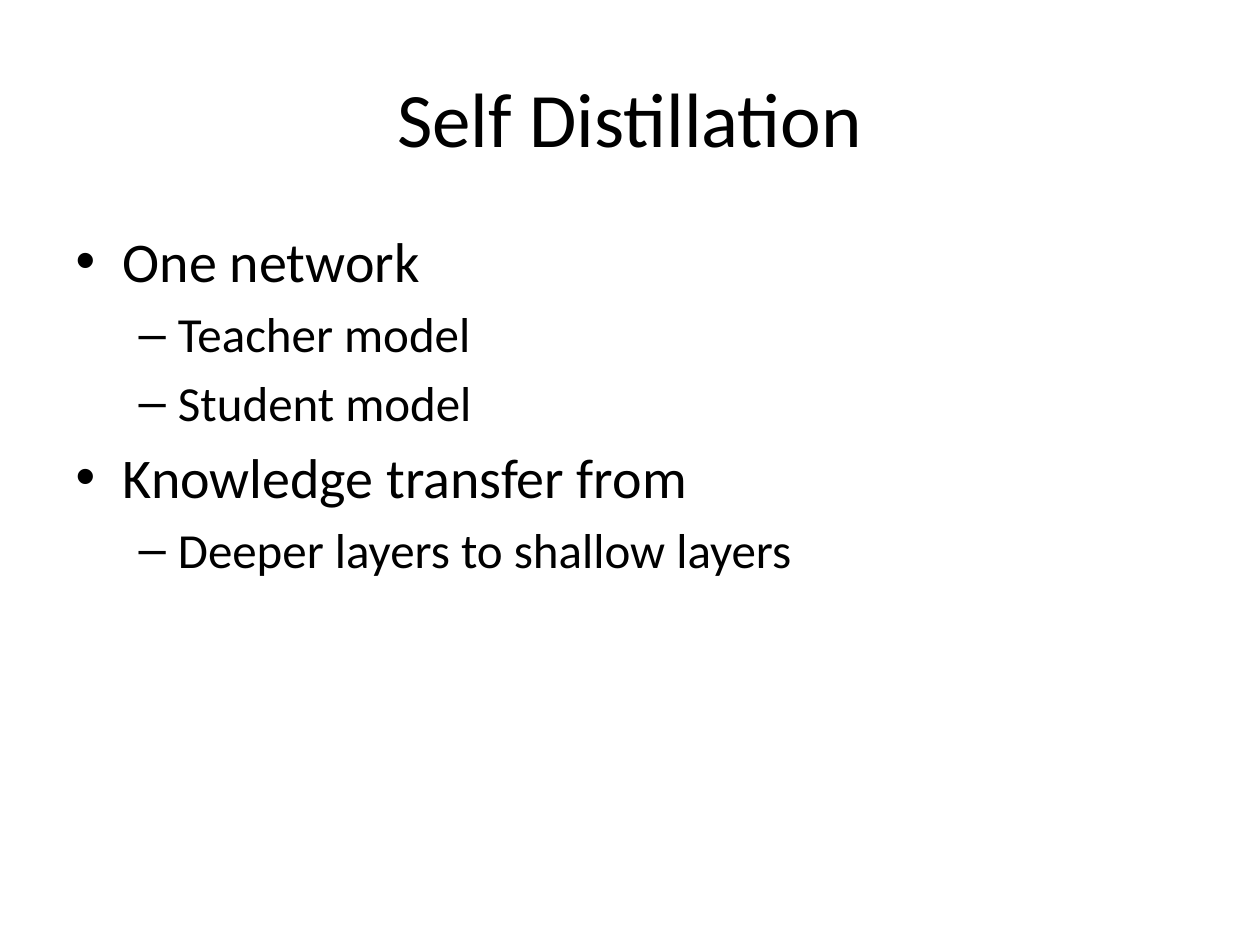
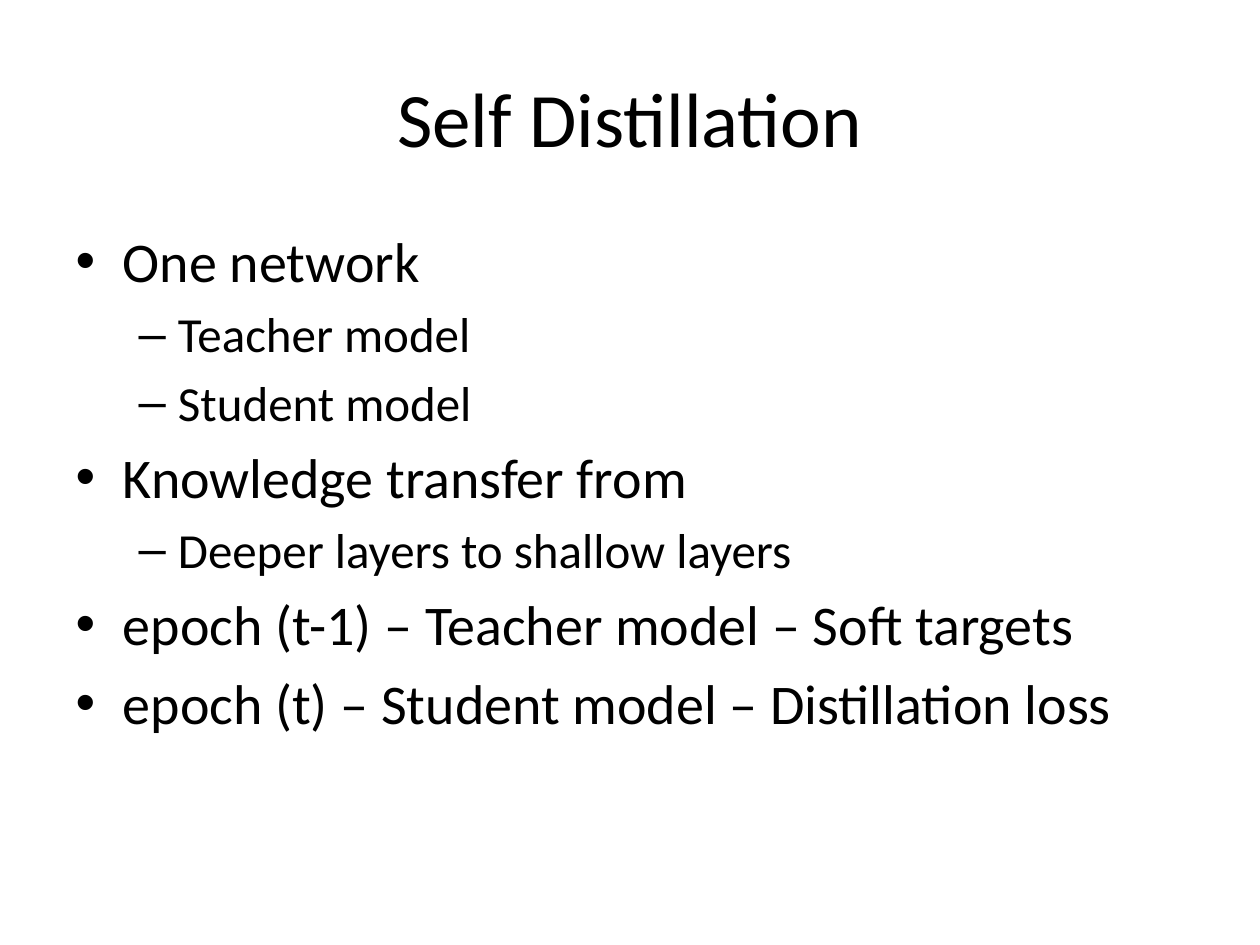
Before and after one commit to look4pritam/KnowledgeDistillation, a slide deck: slide 23 of Presentations/KnowledgeDistillation.pptx. Drawn at 1260x945 pixels with LibreOffice and Linux fonts; fonts in the diff are those of the drawing. Boxes give left, top, right and bottom in pixels: in the first picture for what was removed or moved away, otherwise in the second. Text is boxed around its words. In the diff, an @@ line names an element or a change of style, - is before the commit and + after.

```diff
--- a/Presentations/KnowledgeDistillation.pptx
+++ b/Presentations/KnowledgeDistillation.pptx
@@ text at box(123, 604, 1111, 733): paragraphs added @@
+• epoch (t-1) – Teacher model – Soft targets
+• epoch (t) – Student model – Distillation loss
```
